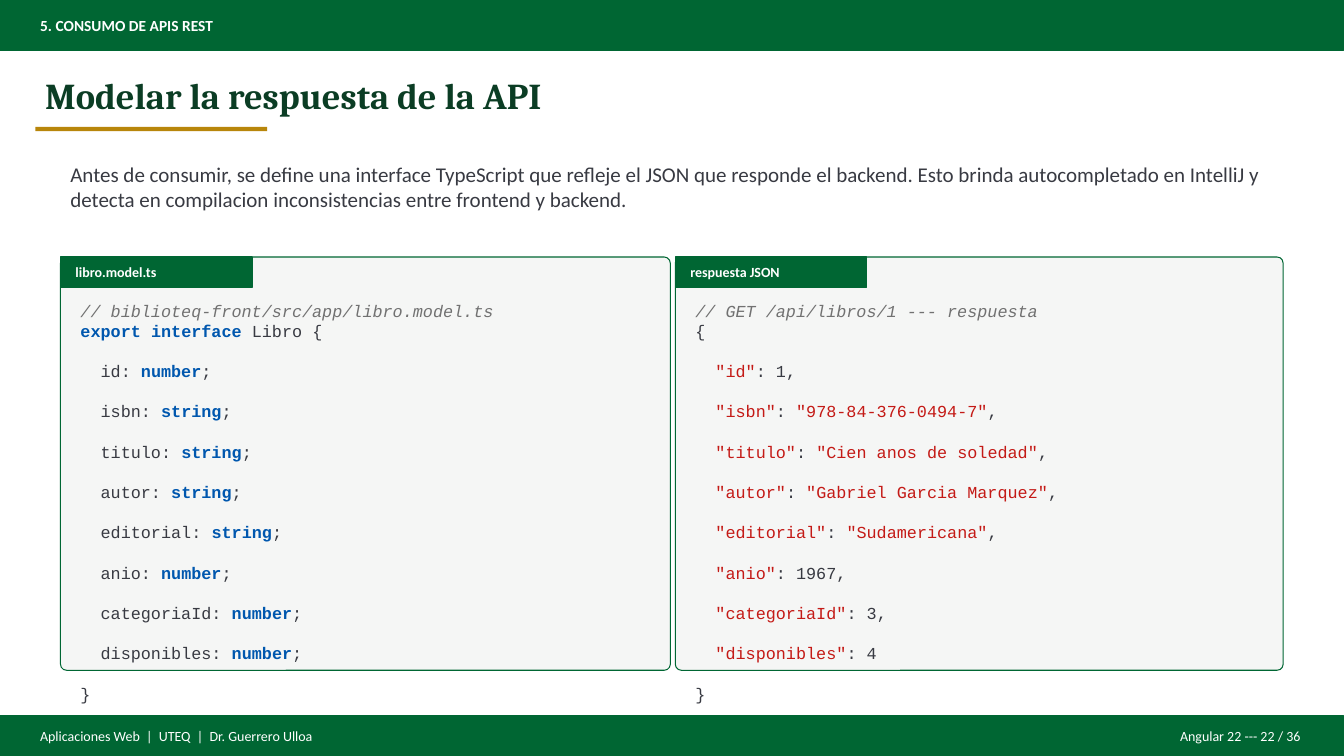
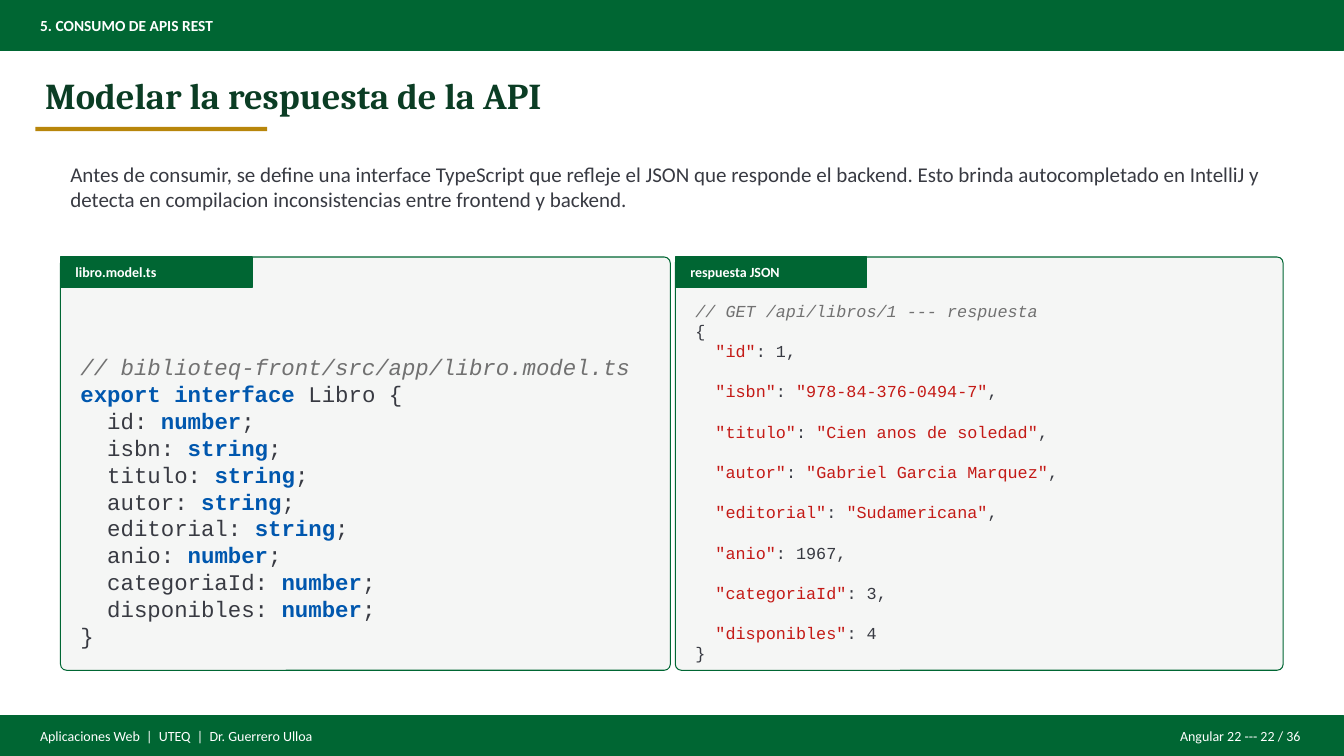
Before and after one commit to gleiston-guerrero/Asignaturas, a slide deck: slide 22 of AplicacionesWeb/Material de clases/Presentaciones/Deck_Angular22_REST.pptx. Drawn at 1344x756 pixels with LibreOffice and Linux fonts; fonts in the diff are those of the drawing. Boxes give left, top, right and bottom in pixels: in the first picture for what was removed or moved away, otherwise in the second. Text is boxed around its words. In the diff, an @@ line names an element or a change of style, - is before the commit and + after.

```diff
--- a/AplicacionesWeb/Material de clases/Presentaciones/Deck_Angular22_REST.pptx
+++ b/AplicacionesWeb/Material de clases/Presentaciones/Deck_Angular22_REST.pptx
@@ text "// GET /api/libros/1 --- respuesta ..." rewrapped from [715, 305, 1058, 663] to [715, 305, 1058, 643] @@
@@ text "// biblioteq-front/src/app/libro.model.ts export interface L ...": place and size @@
-text "// biblioteq-front/src/app/libro.model.ts export interface L ..." at [80, 305, 494, 663]
+text "// biblioteq-front/src/app/libro.model.ts export interface L ..." at [80, 359, 630, 622]
@@ text "// biblioteq-front/src/app/libro.model.ts export interface L ..." at [80, 359, 630, 622]: size 12 to 16 pt @@
```
Also in this commit, not shown: 20 other slides changed, 11 other files.
